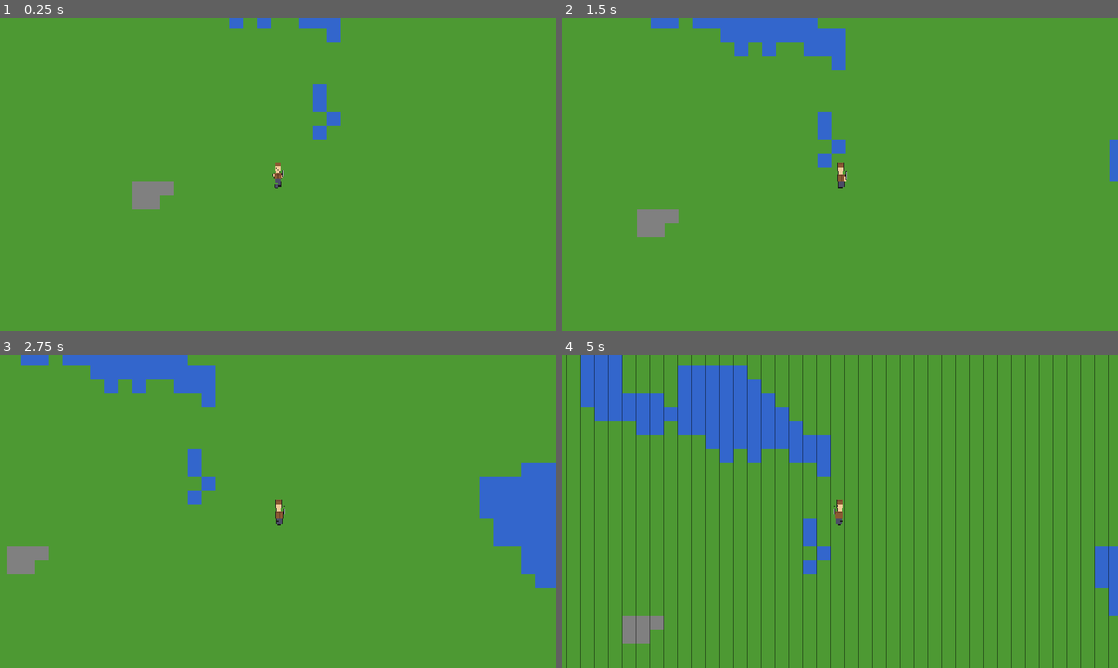
Above: before the commit, frames 1-4 (two rows, left to right).
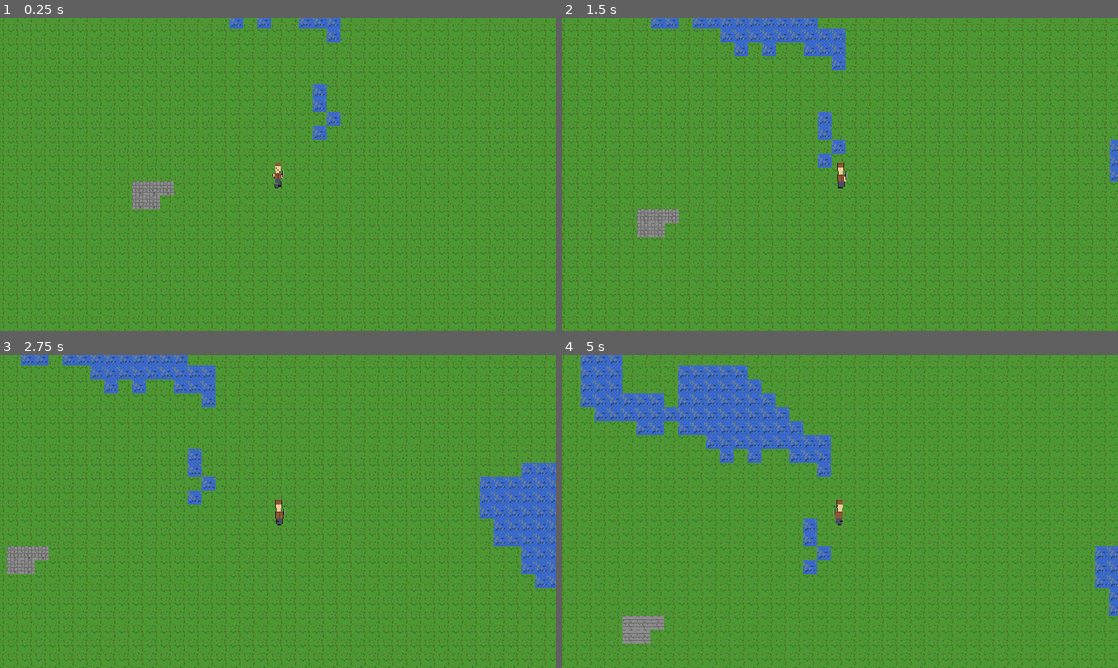
Above: after the commit, the same moments.

Repository: mattzanco/Trithia
Game: Godot game, scene res://scenes/main.tscn
Two runs of this game, one before a commit and one after it. Both use one fixed random seed, a clock stepped at 60 frames per second and the inputs below.
Inputs (mouse positions are in pixels of both pictures, inside the frame that each line leads up to):
- Up to frame 1 (0.25 s): no input
- Up to frame 2 (1.5 s): tap Enter at 0.5 s; move the mouse to (962, 158) at 0.52 s; hold D (move_right) 0.53-1.28 s; hold Ctrl 0.53-1.28 s; click (962, 158) at 0.67 s; move the mouse to (728, 190) at 1.27 s; hold S (move_down) from 1.28 s (still down); tap Ctrl at 1.35 s
- Up to frame 3 (2.75 s): move the mouse to (333, 442) at 2.02 s; release S (move_down) at 2.03 s; hold D (move_right) from 2.03 s (still down); hold Ctrl from 2.03 s (still down)
- Up to frame 4 (5 s): tap Space at 2.75 s; move the mouse to (812, 574) at 2.77 s; release D (move_right) at 2.78 s; release Ctrl at 2.78 s; hold W (move_up) 2.78-3.53 s; tap Ctrl at 2.85, 4.35 s; click (812, 574) at 2.92 s; move the mouse to (1006, 558) at 3.52 s; hold Ctrl 3.53-4.28 s; hold A (move_left) from 3.53 s (still down); tap Enter at 4.25 s; move the mouse to (673, 464) at 4.27 s

The runs differ from the first frame. In frame 1, 17% of the frame differs, in the area x 0-100%, y 0-100%; in frame 2, 17%; in frame 3, 18%; in frame 4, 22%.

Commit message:
Add textured tiles with detailed grass, stone, and water sprites

Diff:
--- a/scenes/player/player.tscn
+++ b/scenes/player/player.tscn
@@ -15,3 +15,4 @@
 
 [node name="Camera2D" type="Camera2D" parent="."]
 zoom = Vector2(1, 1)
+current = true
--- a/scripts/world.gd
+++ b/scripts/world.gd
@@ -9,6 +9,17 @@
 var generated_chunks = {}  # Dictionary to track which chunks have been generated
 var terrain_data = {}  # Dictionary to store terrain type at each tile position
 var noise: FastNoiseLite
+var last_drawn_count = 0
+
+# Terrain textures for detailed rendering
+var terrain_textures = {}
+
+# Fallback terrain colors if textures fail to load
+var terrain_colors = {
+	"grass": Color(76.0/255.0, 153.0/255.0, 51.0/255.0),    # Green
+	"stone": Color(140.0/255.0, 140.0/255.0, 140.0/255.0),  # Gray
+	"water": Color(51.0/255.0, 102.0/255.0, 204.0/255.0)    # Blue
+}
 
 func _ready():
 	# Initialize noise for procedural generation
@@ -17,7 +28,37 @@
 	noise.noise_type = FastNoiseLite.TYPE_PERLIN
 	noise.frequency = 0.05
 
-	print("World initialized with seed: ", noise.seed)
+	# Load terrain textures using Image class to bypass import system
+	var grass_image = Image.new()
+	var stone_image = Image.new()
+	var water_image = Image.new()
+
+	if grass_image.load("res://assets/sprites/grass_tile.png") == OK:
+		terrain_textures["grass"] = ImageTexture.create_from_image(grass_image)
+		print("Loaded grass texture")
+	else:
+		print("Warning: Failed to load grass texture, using color fallback")
+
+	if stone_image.load("res://assets/sprites/stone_tile.png") == OK:
+		terrain_textures["stone"] = ImageTexture.create_from_image(stone_image)
+		print("Loaded stone texture")
+	else:
+		print("Warning: Failed to load stone texture, using color fallback")
+
+	if water_image.load("res://assets/sprites/water_tile.png") == OK:
+		terrain_textures["water"] = ImageTexture.create_from_image(water_image)
+		print("Loaded water texture")
+	else:
+		print("Warning: Failed to load water texture, using color fallback")
+
+	# Generate initial terrain around origin
+	update_world(Vector2.ZERO)
+
+func _process(_delta):
+	# Redraw if terrain data changed
+	if terrain_data.size() != last_drawn_count:
+		last_drawn_count = terrain_data.size()
+		queue_redraw()
 
 func update_world(player_position: Vector2):
 	# Calculate which chunk the player is in
@@ -47,44 +88,37 @@
 			# Get noise value for this position
 			var noise_val = noise.get_noise_2d(tile_x, tile_y)
 
-			# Determine terrain type and store it
+			# Determine terrain type
 			var terrain_type = "grass"  # Default
-			var tile_color = Color(0.3, 0.6, 0.2)  # Green for grass
 
 			if noise_val < -0.3:
 				terrain_type = "water"
-				tile_color = Color(0.2, 0.4, 0.8)  # Blue
 			elif noise_val > 0.4:
 				terrain_type = "stone"
-				tile_color = Color(0.5, 0.5, 0.5)  # Gray
 
 			# Store terrain type for collision detection
 			var tile_world_pos = Vector2(tile_x * TILE_SIZE + TILE_SIZE/2, tile_y * TILE_SIZE + TILE_SIZE/2)
 			terrain_data[tile_world_pos] = terrain_type
 
-			# Create a colored tile sprite based on terrain type
-			var tile_sprite = Sprite2D.new()
-			tile_sprite.position = tile_world_pos
+	# Trigger redraw when new terrain is generated
+	queue_redraw()
 
-			# Create a simple colored square
-			var color_rect = ColorRect.new()
-			color_rect.size = Vector2(TILE_SIZE, TILE_SIZE)
-			color_rect.position = Vector2(-TILE_SIZE/2, -TILE_SIZE/2)
-			color_rect.color = tile_color
+func _draw():
+	# Draw all terrain tiles with textures or color fallback
+	for tile_pos in terrain_data.keys():
+		var terrain_type = terrain_data[tile_pos]
+		var tile_x = int(tile_pos.x - TILE_SIZE/2)
+		var tile_y = int(tile_pos.y - TILE_SIZE/2)
+		var tile_rect = Rect2(tile_x, tile_y, TILE_SIZE, TILE_SIZE)
 
-			# DEBUG: Add border lines to visualize tile edges
-			var border = Line2D.new()
-			border.width = 1
-			border.default_color = Color(0, 0, 0, 0.3)  # Semi-transparent black
-			border.add_point(Vector2(-TILE_SIZE/2, -TILE_SIZE/2))  # Top-left
-			border.add_point(Vector2(TILE_SIZE/2, -TILE_SIZE/2))   # Top-right
-			border.add_point(Vector2(TILE_SIZE/2, TILE_SIZE/2))    # Bottom-right
-			border.add_point(Vector2(-TILE_SIZE/2, TILE_SIZE/2))   # Bottom-left
-			border.add_point(Vector2(-TILE_SIZE/2, -TILE_SIZE/2))  # Close the loop
-
-			tile_sprite.add_child(color_rect)
-			tile_sprite.add_child(border)
-			add_child(tile_sprite)
+		# Try to use texture if available, otherwise use color
+		if terrain_type in terrain_textures and terrain_textures[terrain_type] != null:
+			draw_texture_rect(terrain_textures[terrain_type], tile_rect, false)
+		elif terrain_type in terrain_colors:
+			draw_rect(tile_rect, terrain_colors[terrain_type])
+		else:
+			# Fallback to white if neither texture nor color available
+			draw_rect(tile_rect, Color.WHITE)
 
 func is_walkable(world_position: Vector2) -> bool:
 	# Check if the given world position is walkable
Binary file added: assets/sprites/grass_tile.png
Binary file added: assets/sprites/stone_tile.png
Binary file added: assets/sprites/water_tile.png
